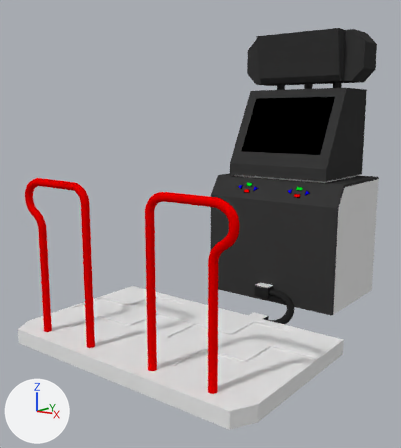
A saved change to the Blender file Content/Blender/ITGMachine/itgmachine.blend.
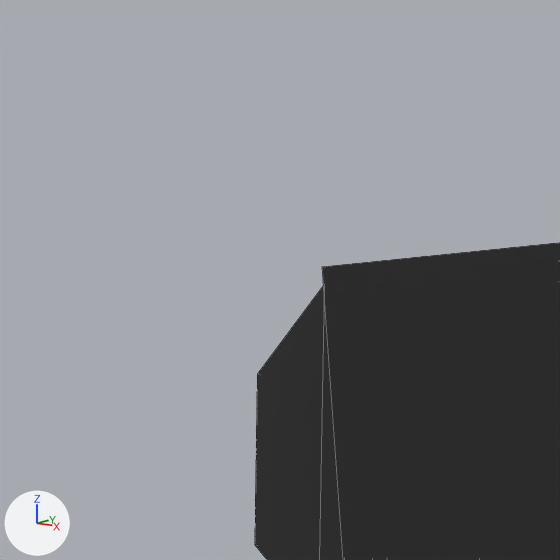
The first picture shows the older version from a camera (50 mm lens) standing at (7.63, -11.74, 1.61) and looking at (-0.52, -1.21, -0.95). The close-ups show both versions on the part from 53% to 72% of the width and 0% to 17% of the height of that picture; other places that the commit changed are outside them. Arrows for +X, +Y and +Z are at lower left; the lights stay in place. The close-ups show mesh edges as thin lines.

The older version as bpy lines, for what is in view:
```python
me_cube = bpy.data.meshes.new('Cube')
me_cube.from_pydata(...)  # 16 vertices, 14 faces; spans x -1.0..1.0, y -8.14..1.0, z -1.0..1.0
me_cube.materials.append(mat_machinebasematerial)  # black #3a3a3a
me_cube_005 = bpy.data.meshes.new('Cube.005')
me_cube_005.from_pydata(...)  # 48 vertices, 42 faces; spans x -1.54..1.54, y -1.0..1.0, z -1.0..1.0
me_cube_005.materials.append(mat_machinebasematerial)  # black #3a3a3a
ob_marquee = bpy.data.objects.new('Marquee', me_cube)
ob_marquee.location = (-0.005, 2.679, 3.201)
ob_marquee.scale = (1.23, 0.0456, 0.655)
ob_marqueehouse = bpy.data.objects.new('MarqueeHouse', me_cube_005)
ob_marqueehouse.location = (-0.003, 3.147, 3.201)
ob_marqueehouse.scale = (-1.17, 0.422, 0.655)
```
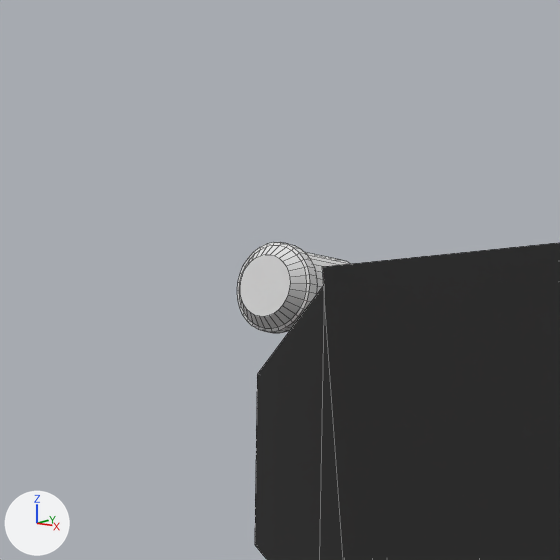
Changed parts and their boxes (x1, y1, x2, y2) in the close-ups (560 x 560 px):
'Cylinder.008', added: after (237, 242, 317, 333)
'Cylinder.007', added: after (288, 252, 351, 332)

What the commit changed:
Mesh me_cylinder_007 is new.
It is a 32-sided cylinder along z spanning x -1.0..1.0, y -1.0..1.0, z -1.0..0.76.
Mesh me_cube_040 is new.
It is a box spanning x -4.75..1.0, y -1.0..1.0, z -1.0..1.0.
Mesh me_cylinder_009 is new.
It has 192 vertices, 162 faces and spans x -1.0..1.0, y -1.0..1.0, z -1.0..-0.55.
Object 'Cylinder.007' (ob_cylinder_007) is new; it shows me_cylinder_007.
Its parent is ob_cube_014.
Its matrix parent inverse is Matrix(((670.1, 0.000105, -652.7, 3516.0), (0.0, 10.97, 0.0, -34.43), (3.326, 0.0, 3.414, -7.14), (0.0, 0.0, 0.0, 1.0))).
Its location is (-1.85, 3.138, 3.891).
Its rotation in degrees is (90, 0, 0).
Its scale is (0.157, 0.157, 0.232).
Object 'Cube.014' (ob_cube_014) is new; it shows me_cube_040.
Its location is (-1.647, 3.139, 3.695).
Its rotation in degrees is (0, 44, 0).
Its scale is (0.00107, 0.0912, 0.21).
Object 'Cylinder.008' (ob_cylinder_008) is new; it shows me_cylinder_009.
Its parent is ob_cube_014.
Its matrix parent inverse is Matrix(((670.1, 0.000105, -652.7, 3516.0), (0.0, 10.97, 0.0, -34.43), (3.326, 0.0, 3.414, -7.14), (0.0, 0.0, 0.0, 1.0))).
Its location is (-1.85, 2.703, 3.891).
Its rotation in degrees is (90, 0, 0).
Its scale is (0.175, 0.175, 0.258).
